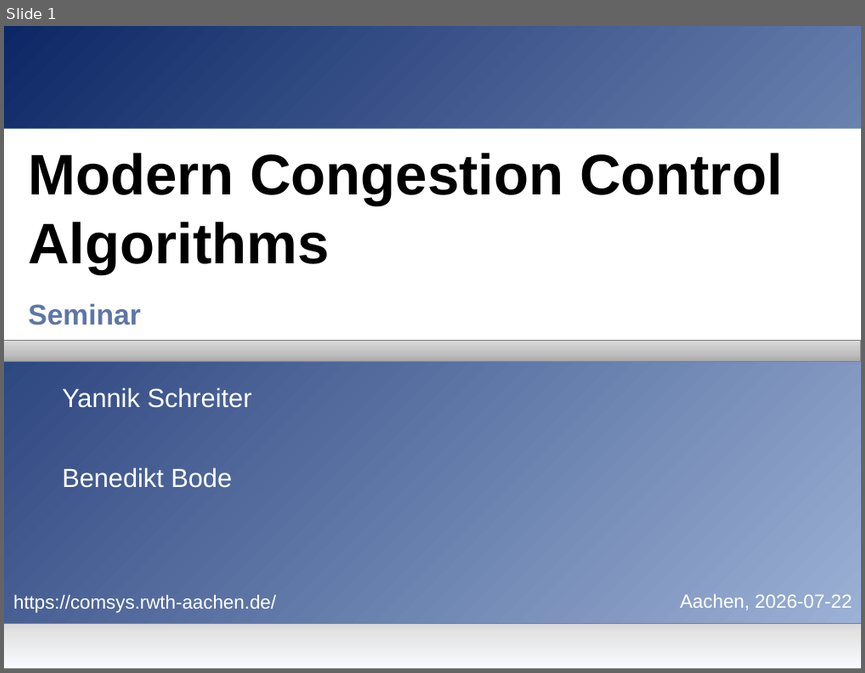
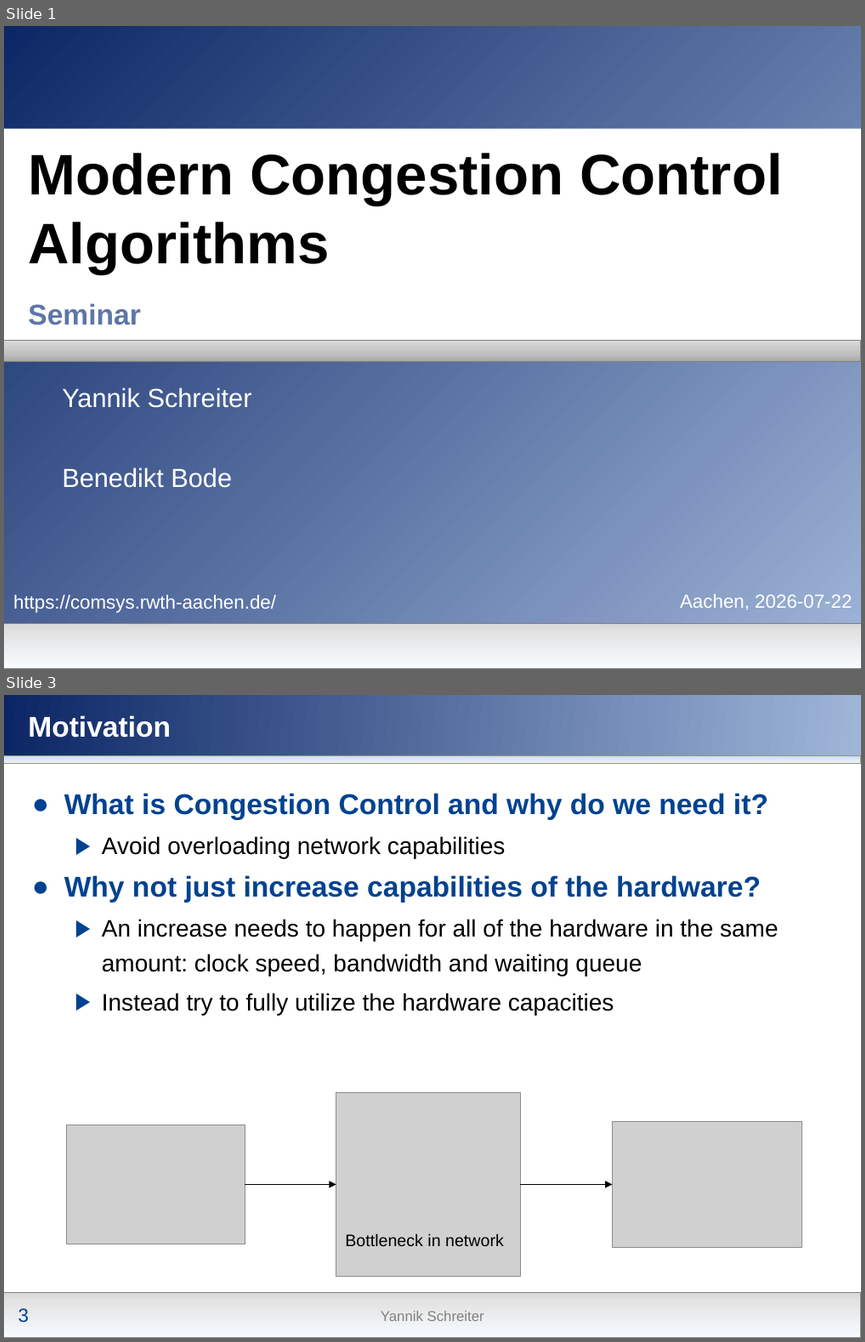
Before and after one commit to nochlachstdu/Seminararbeit, a slide deck: Modern_Congestion_Control.pptx. Shown one above the other, each under a label of ours: slide 1 before the commit, slides 1 and 3 after it; the slides between them are not shown. The pictures are 865x673 and 865x1342 pixels, drawn with LibreOffice and Linux fonts; fonts in the diff are those of the drawing; grey boxes stand for pictures; background and template pictures are left out. Boxes give left, top, right and bottom in pixels: in the first picture for what was removed or moved away, otherwise in the second. Text is boxed around its words. In the diff, an @@ line names an element or a change of style, - is before the commit and + after.

```diff
--- a/Modern_Congestion_Control.pptx
+++ b/Modern_Congestion_Control.pptx
@@ slide 3 added at (4,695,861,1338), background gradient #00418F to #5677C1 @@
@@ rectangle added at (4,695,861,774), fill gradient #0C2665 to #9FB6D9 @@
@@ title added at (28,715,171,737), 24 pt, text #FFFFFF, bold @@
+Motivation
@@ rectangle added at (4,758,861,1293), fill #FFFFFF @@
@@ rectangle added at (4,756,861,764), fill gradient #F2F2F2 to #CEDFFF, outline #919978 0.75 pt @@
@@ text added at (64,793,778,1015), 20 pt, text #000000 @@
+● What is Congestion Control and why do we need it?
+  ▶ Avoid overloading network capabilities
+● Why not just increase capabilities of the hardware?
+  ▶ An increase needs to happen for all of the hardware in the same amount: clock speed, bandwidth and waiting queue
+  ▶ Instead try to fully utilize the hardware capacities
@@ picture added at (336,1092,521,1276) @@
@@ picture added at (66,1125,245,1244) @@
@@ picture added at (613,1121,801,1247) @@
@@ arrow added from (245, 1185) to (336, 1185), #000000 0.75 pt @@
@@ arrow added from (521, 1185) to (613, 1185), #000000 0.75 pt @@
@@ text added at (345,1233,504,1246), 14 pt, text #000000 @@
+Bottleneck in network
@@ rectangle added at (4,1293,861,1338), fill gradient #D9D9D9 to #E4E4E4 to #F8FBFF, outline #808080 0.75 pt @@
@@ page number added at (18,1308,29,1321), 16 pt, text #004290 @@
+3
@@ text added at (381,1310,484,1321), 12 pt, text #808080 @@
+Yannik Schreiter
```
Also in this commit, not shown: 16 slides changed, 10 other slides added.
